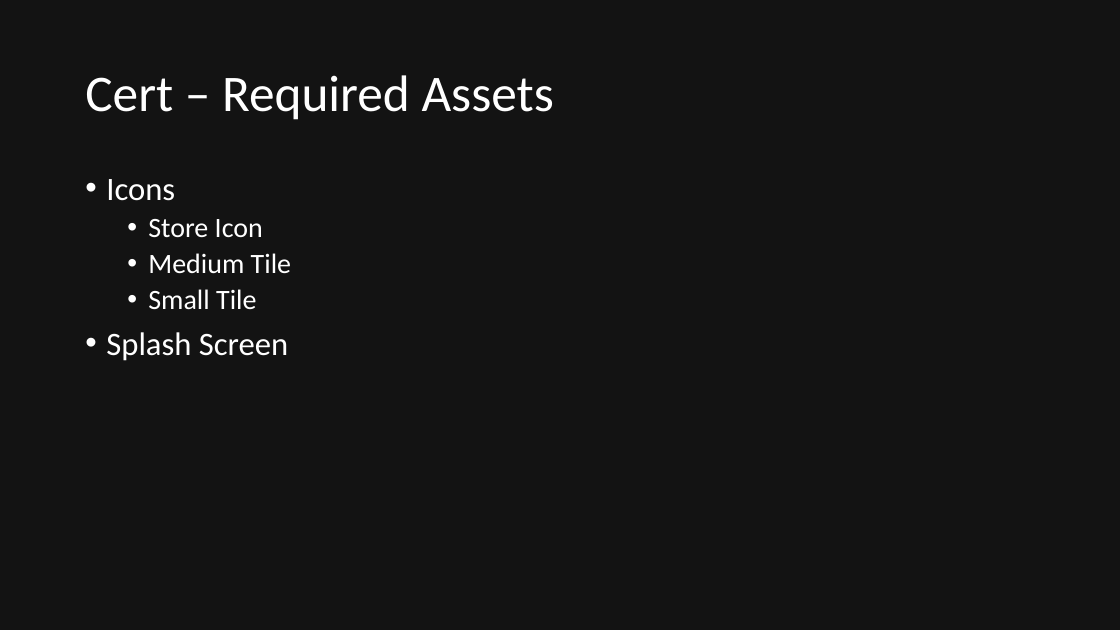
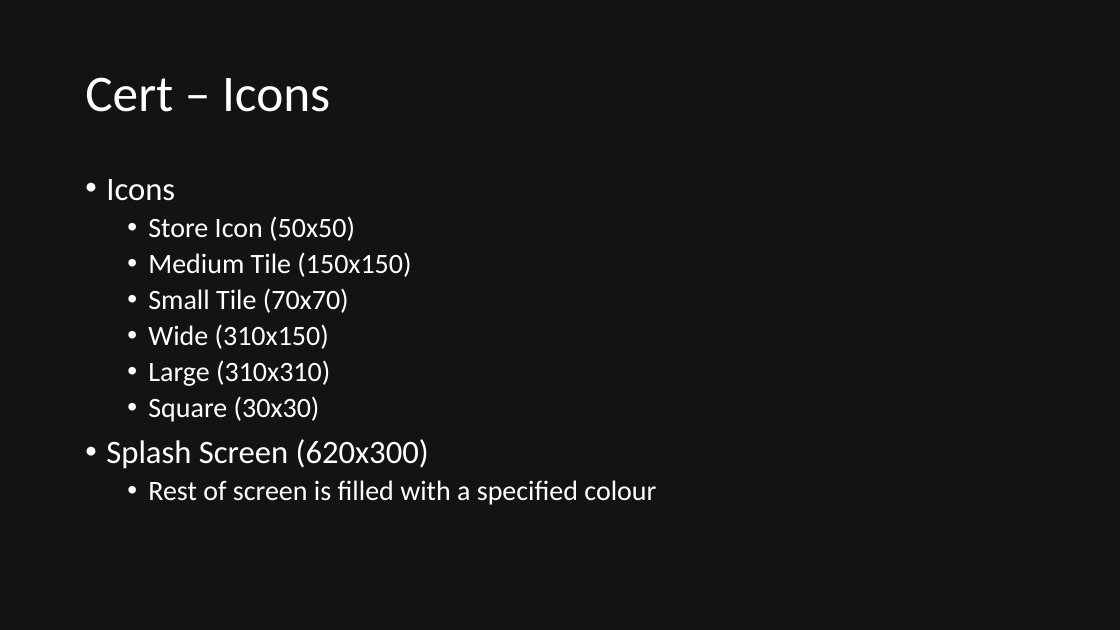
Before and after one commit to quandtm/UnitySTWorkshop, a slide deck: slide 36 of ST_Unity_101.pptx. Drawn at 1120x630 pixels with LibreOffice and Linux fonts; fonts in the diff are those of the drawing. Boxes give left, top, right and bottom in pixels: in the first picture for what was removed or moved away, otherwise in the second. Text is boxed around its words. In the diff, an @@ line names an element or a change of style, - is before the commit and + after.

Commit message:
Slides

```diff
--- a/ST_Unity_101.pptx
+++ b/ST_Unity_101.pptx
@@ title at [85,77,330,112]: text changed @@
-Cert – Required Assets
+Cert – Icons
@@ text at [106,216,656,505]: text changed @@
-  • Store Icon
-  • Medium Tile
-  • Small Tile
-• Splash Screen
+  • Store Icon (50x50)
+  • Medium Tile (150x150)
+  • Small Tile (70x70)
+  • Wide (310x150)
+  • Large (310x310)
+  • Square (30x30)
+• Splash Screen (620x300)
+  • Rest of screen is filled with a specified colour
```
Also in this commit, not shown: 7 other slides changed, 1 other file.
